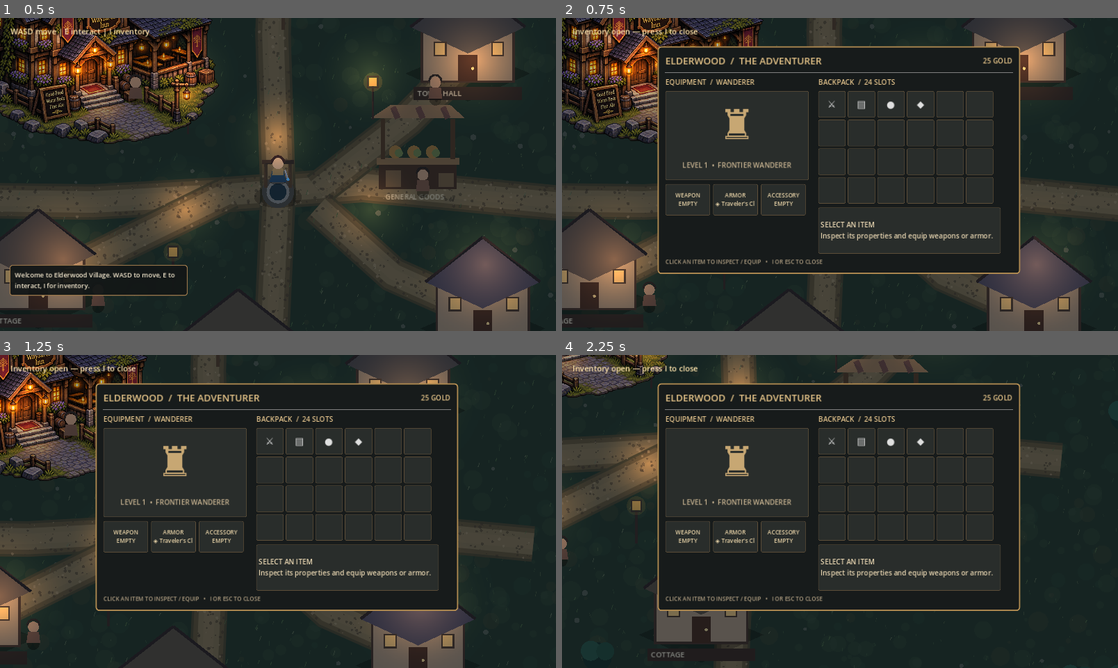
Above: before the commit, frames 1-4 (two rows, left to right).
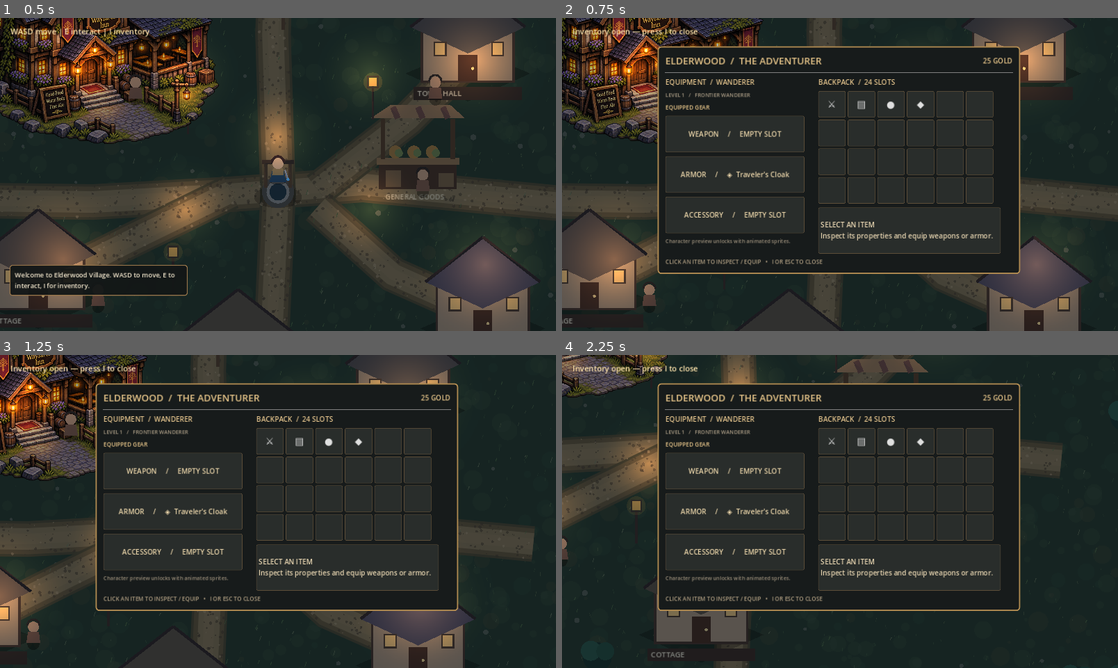
Above: after the commit, the same moments.

Repository: bhubler/elderwood-frontier-pc
Game: Godot game, scene res://scenes/world.tscn
The game is run twice, just before and just after one commit, with the same random seed, the same clock (stepped at 60 frames per second) and the same inputs.
Inputs:
- Up to frame 1 (0.5 s): no input
- Up to frame 2 (0.75 s): tap Enter at 0.5 s; hold D from 0.53 s (still down); tap I at 0.6 s
- Up to frame 3 (1.25 s): keep holding D
- Up to frame 4 (2.25 s): tap I at 1.25, 2.1 s; release D at 1.28 s; hold S 1.28-2.03 s; tap E at 1.35, 2 s; hold D from 2.03 s (still down)

Frame 1 is identical in both runs. In frame 2, 2.1% of the frame differs, in the area x 18-45%, y 23-73%; in frame 3, 2.1%; in frame 4, 2.1%.

Commit message:
Redesign equipment slots and prevent inventory grid expanding on equip

Diff:
--- a/scripts/village_interactions.gd
+++ b/scripts/village_interactions.gd
@@ -120,29 +120,25 @@
     equipment_title.text = "EQUIPMENT  /  WANDERER"
     equipment_title.add_theme_color_override("font_color", Color("#dfc08a"))
     left.add_child(equipment_title)
-    var portrait := PanelContainer.new()
-    portrait.custom_minimum_size = Vector2(325, 205)
-    portrait.add_theme_stylebox_override("panel", _slot_style())
-    left.add_child(portrait)
-    var portrait_box := VBoxContainer.new()
-    portrait_box.alignment = BoxContainer.ALIGNMENT_CENTER
-    portrait.add_child(portrait_box)
-    var avatar := Label.new()
-    avatar.text = "♜"
-    avatar.horizontal_alignment = HORIZONTAL_ALIGNMENT_CENTER
-    avatar.add_theme_font_size_override("font_size", 95)
-    avatar.add_theme_color_override("font_color", Color("#c7a773"))
-    portrait_box.add_child(avatar)
-    var portrait_note := Label.new()
-    portrait_note.text = "LEVEL 1  •  FRONTIER WANDERER"
-    portrait_note.horizontal_alignment = HORIZONTAL_ALIGNMENT_CENTER
-    portrait_note.add_theme_color_override("font_color", Color("#c5b18f"))
-    portrait_box.add_child(portrait_note)
+    var character_info := Label.new()
+    character_info.text = "LEVEL 1   /   FRONTIER WANDERER"
+    character_info.add_theme_font_size_override("font_size", 12)
+    character_info.add_theme_color_override("font_color", Color("#a99b84"))
+    left.add_child(character_info)
+    var equipment_hint := Label.new()
+    equipment_hint.text = "EQUIPPED GEAR"
+    equipment_hint.add_theme_font_size_override("font_size", 13)
+    equipment_hint.add_theme_color_override("font_color", Color("#e7c589"))
+    left.add_child(equipment_hint)
     equipment_grid = GridContainer.new()
-    equipment_grid.columns = 3
-    equipment_grid.add_theme_constant_override("h_separation", 7)
-    equipment_grid.add_theme_constant_override("v_separation", 7)
+    equipment_grid.columns = 1
+    equipment_grid.add_theme_constant_override("v_separation", 9)
     left.add_child(equipment_grid)
+    var preview_note := Label.new()
+    preview_note.text = "Character preview unlocks with animated sprites."
+    preview_note.add_theme_font_size_override("font_size", 12)
+    preview_note.add_theme_color_override("font_color", Color("#998d79"))
+    left.add_child(preview_note)
     var right := VBoxContainer.new()
     right.custom_minimum_size = Vector2(420, 0)
     right.add_theme_constant_override("separation", 9)
@@ -184,18 +180,23 @@
 func _refresh_inventory() -> void:
     gold_label.text = "%d GOLD" % gold
     for child in equipment_grid.get_children():
+        equipment_grid.remove_child(child)
         child.queue_free()
     for kind in ["weapon", "armor", "accessory"]:
         var item_id: String = equipment[kind]
         var button := Button.new()
-        button.custom_minimum_size = Vector2(103, 72)
+        button.custom_minimum_size = Vector2(320, 84)
         button.add_theme_stylebox_override("normal", _slot_style())
-        button.add_theme_font_size_override("font_size", 13)
+        button.add_theme_font_size_override("font_size", 16)
         button.add_theme_color_override("font_color", Color("#e7d2a7"))
-        button.text = kind.to_upper() + "\n" + ("EMPTY" if item_id == "" else str(item_data[item_id]["icon"]) + " " + str(item_data[item_id]["name"]))
+        var slot_label := "EMPTY SLOT" if item_id == "" else str(item_data[item_id]["icon"]) + "  " + str(item_data[item_id]["name"])
+        button.text = kind.to_upper() + "     /     " + slot_label
         button.clip_text = true
         button.pressed.connect(_unequip.bind(kind))
         equipment_grid.add_child(button)
+    for child in inventory_grid.get_children():
+        inventory_grid.remove_child(child)
+        child.queue_free()
     for i in range(24):
         var button := Button.new()
         button.custom_minimum_size = Vector2(63, 61)
